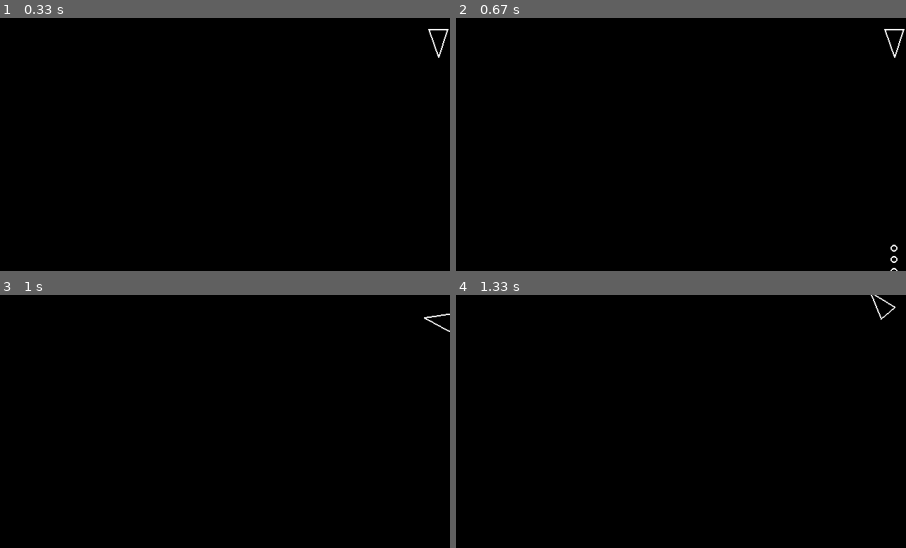
Above: before the commit, frames 1-4 (two rows, left to right).
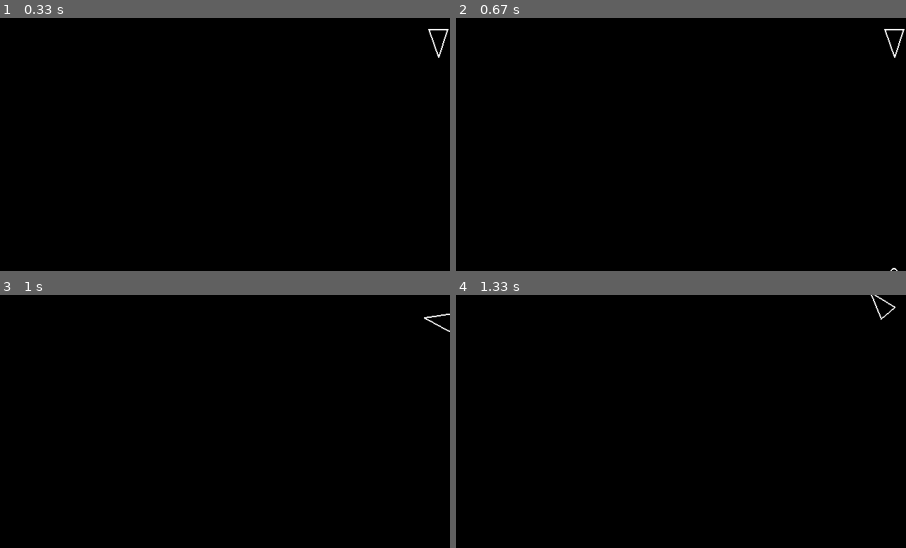
Above: after the commit, the same moments.

Repository: josesanchez79/asteroids
Game: pygame game, started from main.py
The game is run twice, just before and just after one commit, with the same random seed, the same clock (stepped at 60 frames per second) and the same inputs.
Inputs:
- Up to frame 1 (0.33 s): no input
- Up to frame 2 (0.67 s): tap Space at 0.33 s
- Up to frame 3 (1 s): hold D from 0.67 s (still down)
- Up to frame 4 (1.33 s): release D at 1.13 s; hold W from 1.17 s (still down)
The pictures show only the part of the screen within x 1-51%, y 45-95%; the shares and areas given below are measured in that part.

Frame 1 is identical in both runs. In frame 2, less than 0.1% of the frame differs, in the area x 96-99%, y 89-97%; in frame 3, nothing differs; in frame 4, nothing differs.

Commit message:
update player to lower shot velocity and reset once it passes a threshold

Diff:
--- a/player.py
+++ b/player.py
@@ -25,6 +25,7 @@
         self.rotation += (PLAYER_TURN_SPEED * dt)
 
     def update(self, dt):
+        self.timer -= dt
         keys = pygame.key.get_pressed()
 
         if keys[pygame.K_a]:
@@ -43,5 +44,10 @@
         self.position += forward * PLAYER_SPEED * dt
 
     def shoot(self):
-        shot = Shot(self.position.x, self.position.y)
-        shot.velocity = pygame.Vector2(0, 1).rotate(self.rotation) * PLAYER_SHOOT_SPEED
+
+        if self.timer <= 0:
+            shot = Shot(self.position.x, self.position.y)
+            shot.velocity = pygame.Vector2(0, 1).rotate(self.rotation) * PLAYER_SHOOT_SPEED
+            self.timer = PLAYER_SHOOT_COOLDOWN
+            return shot
+        return None
